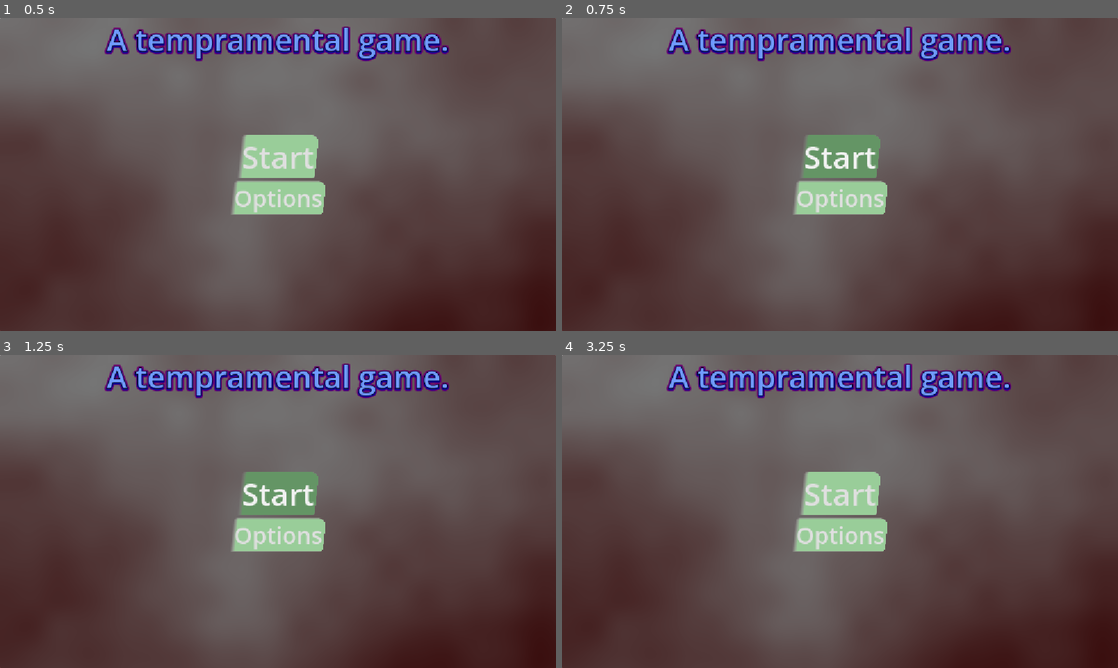
Above: before the commit, frames 1-4 (two rows, left to right).
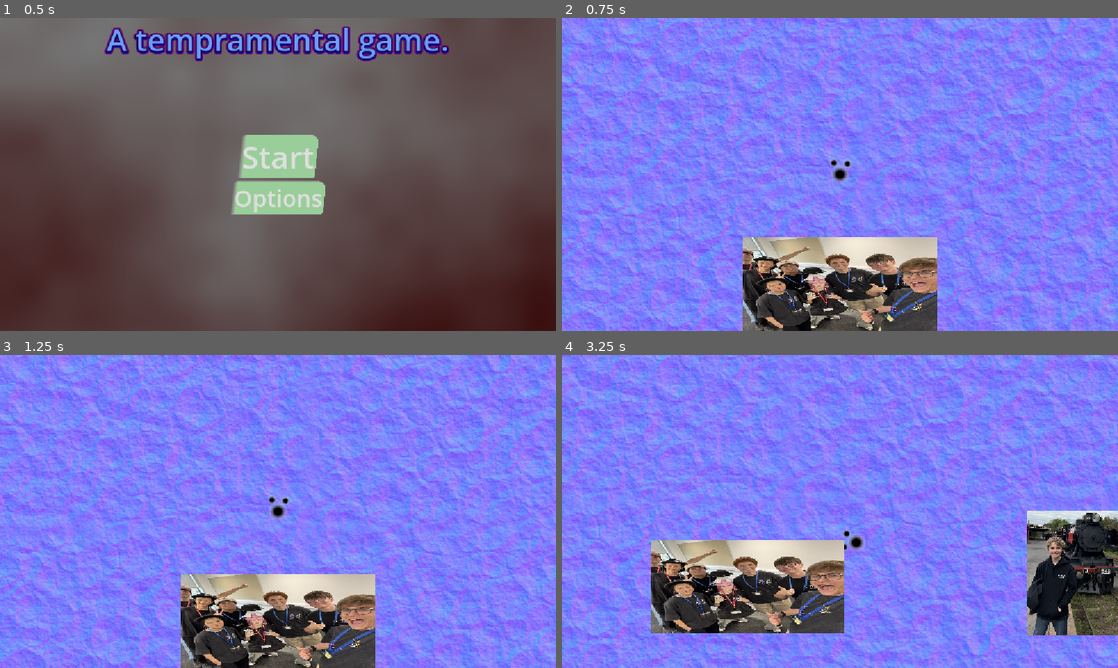
Above: after the commit, the same moments.

Repository: FreeformWave544/Campfire
Game: Godot game, scene res://UI/main_menu.tscn
The game is run twice, just before and just after one commit, with the same random seed, the same clock (stepped at 60 frames per second) and the same inputs. This scene is started directly instead of the project's main scene.
Inputs (mouse positions are in pixels of both pictures, inside the frame that each line leads up to):
- Up to frame 1 (0.5 s): no input
- Up to frame 2 (0.75 s): click "Start" at 0.5 s
- Up to frame 3 (1.25 s): no input
- Up to frame 4 (3.25 s): click (840, 492) at 1.25 s, where only the run before the commit has a clickable "Start"; tap Enter at 2 s; move the mouse to (962, 495) at 2.02 s; hold D (right) 2.03-2.78 s; tap E (interact) at 2.1, 2.85 s; move the mouse to (728, 527) at 2.77 s; hold S (down) from 2.78 s (still down)

Frame 1 is identical in both runs. In frame 2, 98% of the frame differs, in the area x 0-100%, y 0-100%; in frame 3, 98%; in frame 4, 98%.

Commit message:
5:30PM Campfire Shipping

Diff:
--- a/Entities/NPC/NPCScript.gd
+++ b/Entities/NPC/NPCScript.gd
@@ -2,4 +2,4 @@
 
 @export var displayName := "NPC"
 @export var dialogue: Array[String] = []
-@export_enum("None", "Firewall", "Alfie") var triggerEvent = "None"
+@export_enum("None", "Firewall", "Alfie", "Maze") var triggerEvent = "None"
--- a/Entities/Player/player.gd
+++ b/Entities/Player/player.gd
@@ -2,6 +2,7 @@
 class_name Player
 
 @export var speed = 300.0
+@onready var maze = preload("res://Levels/Minigames/maze.tscn")
 
 func _physics_process(delta: float) -> void:
 	var direction := Input.get_vector("left", "right", "up", "down")
@@ -37,3 +38,8 @@
 						await $Minigames/Alfie.done
 						$Minigames/Alfie.hide()
 						body.queue_free()
+					"Maze":
+						var mazeInst = maze.instantiate()
+						$Minigames.add_child(mazeInst)
+						mazeInst.global_position = global_position - Vector2(100, 100)
+						scale -= Vector2(0, 0.7)
--- a/Entities/Player/player.tscn
+++ b/Entities/Player/player.tscn
@@ -107,6 +107,7 @@
 
 [node name="Dialogue" type="Panel" parent="." unique_id=60203914]
 visible = false
+z_index = 2
 anchors_preset = 8
 anchor_left = 0.5
 anchor_top = 0.5
--- a/Entities/enemy.gd
+++ b/Entities/enemy.gd
@@ -17,3 +17,6 @@
 		global_position.x = move_toward(global_position.x, global_position.x + move_toward(global_position.x, $"../../".global_position.x, 25), 50)
 		global_position.y = move_toward(global_position.y, global_position.y + move_toward(global_position.y, $"../../".global_position.y, 25), 50)
 		get_parent().mitosis()
+
+# Name name name... Secret Personality?
+# Personality vendetta?
--- /dev/null
+++ b/Levels/Minigames/maze.gd
@@ -0,0 +1,7 @@
+extends Panel
+
+func _on_area_2d_body_entered(body: Node2D) -> void:
+	if body is Player:
+		get_parent().get_parent().scale += Vector2(0, 0.7)
+		get_parent().get_parent().get_parent().find_child("Spencer").queue_free()
+		queue_free()
--- /dev/null
+++ b/Levels/Minigames/maze.tscn
@@ -0,0 +1,237 @@
+[gd_scene format=3 uid="uid://d2lpja7gg6wvk"]
+
+[ext_resource type="Script" uid="uid://diqmjny8udgn2" path="res://Levels/Minigames/maze.gd" id="1_oy0si"]
+
+[sub_resource type="StyleBoxEmpty" id="StyleBoxEmpty_tekja"]
+
+[sub_resource type="RectangleShape2D" id="RectangleShape2D_tekja"]
+size = Vector2(2337, 65)
+
+[sub_resource type="RectangleShape2D" id="RectangleShape2D_5c2io"]
+size = Vector2(65, 992)
+
+[sub_resource type="RectangleShape2D" id="RectangleShape2D_4wf4l"]
+
+[sub_resource type="RectangleShape2D" id="RectangleShape2D_01a4e"]
+size = Vector2(2.6937428, 33.701775)
+
+[sub_resource type="RectangleShape2D" id="RectangleShape2D_7a1se"]
+size = Vector2(2.6937428, 33.701775)
+
+[sub_resource type="RectangleShape2D" id="RectangleShape2D_lub02"]
+size = Vector2(10.035401, 62.48649)
+
+[sub_resource type="CircleShape2D" id="CircleShape2D_x1y6q"]
+radius = 200.42206
+
+[sub_resource type="Gradient" id="Gradient_ap3xn"]
+offsets = PackedFloat32Array(0.5522388, 0.9004975)
+colors = PackedColorArray(0, 0, 0, 1, 1, 1, 1, 0)
+
+[sub_resource type="GradientTexture2D" id="GradientTexture2D_iplt1"]
+gradient = SubResource("Gradient_ap3xn")
+width = 192
+height = 192
+fill = 2
+fill_from = Vector2(0, 1)
+
+[node name="Maze" type="Panel" unique_id=253503368]
+top_level = true
+custom_minimum_size = Vector2(2304, 972)
+offset_left = -578.0
+offset_top = -327.0
+offset_right = 1726.0
+offset_bottom = 645.0
+theme_override_styles/panel = SubResource("StyleBoxEmpty_tekja")
+script = ExtResource("1_oy0si")
+
+[node name="Walls" type="StaticBody2D" parent="." unique_id=1000221727]
+
+[node name="CollisionShape2D" type="CollisionShape2D" parent="Walls" unique_id=1777906835]
+position = Vector2(1143.5, -25.5)
+shape = SubResource("RectangleShape2D_tekja")
+
+[node name="ColorRect" type="ColorRect" parent="Walls/CollisionShape2D" unique_id=41889405]
+offset_left = -1154.5
+offset_top = 0.5
+offset_right = 1196.5
+offset_bottom = 40.5
+
+[node name="CollisionShape2D2" type="CollisionShape2D" parent="Walls" unique_id=364025527]
+position = Vector2(1143.5, 985)
+shape = SubResource("RectangleShape2D_tekja")
+
+[node name="ColorRect" type="ColorRect" parent="Walls/CollisionShape2D2" unique_id=384500663]
+offset_left = -1154.5
+offset_top = -33.0
+offset_right = 1196.5
+offset_bottom = 7.0
+
+[node name="CollisionShape2D3" type="CollisionShape2D" parent="Walls" unique_id=2132277973]
+position = Vector2(11, 486)
+shape = SubResource("RectangleShape2D_5c2io")
+
+[node name="ColorRect" type="ColorRect" parent="Walls/CollisionShape2D3" unique_id=1726076296]
+offset_left = -35.0
+offset_top = -505.0
+offset_right = 37.0
+offset_bottom = 546.0
+
+[node name="CollisionShape2D4" type="CollisionShape2D" parent="Walls" unique_id=2088693067]
+position = Vector2(2326, 486)
+shape = SubResource("RectangleShape2D_5c2io")
+
+[node name="ColorRect" type="ColorRect" parent="Walls/CollisionShape2D4" unique_id=1784805826]
+offset_left = -35.0
+offset_top = -505.0
+offset_right = 37.0
+offset_bottom = 546.0
+
+[node name="Maze" type="StaticBody2D" parent="Walls" unique_id=1283312273]
+position = Vector2(274, 340)
+scale = Vector2(23.62286, 3.3042588)
+
+[node name="CollisionShape2D" type="CollisionShape2D" parent="Walls/Maze" unique_id=1694690900]
+shape = SubResource("RectangleShape2D_4wf4l")
+
+[node name="ColorRect" type="ColorRect" parent="Walls/Maze" unique_id=1513485908]
+offset_left = -10.0
+offset_top = -10.0
+offset_right = 10.0
+offset_bottom = 10.0
+
+[node name="Maze2" type="StaticBody2D" parent="Walls" unique_id=1884271545]
+position = Vector2(542.99994, 358.00003)
+scale = Vector2(3.7028599, 21.704256)
+
+[node name="CollisionShape2D" type="CollisionShape2D" parent="Walls/Maze2" unique_id=1010527278]
+shape = SubResource("RectangleShape2D_4wf4l")
+
+[node name="ColorRect" type="ColorRect" parent="Walls/Maze2" unique_id=167617995]
+offset_left = -10.0
+offset_top = -10.0
+offset_right = 10.0
+offset_bottom = 10.0
+
+[node name="Maze3" type="StaticBody2D" parent="Walls" unique_id=874382674]
+position = Vector2(1027, 229.00003)
+scale = Vector2(3.7028599, 21.704256)
+
+[node name="CollisionShape2D" type="CollisionShape2D" parent="Walls/Maze3" unique_id=28236433]
+shape = SubResource("RectangleShape2D_4wf4l")
+
+[node name="ColorRect" type="ColorRect" parent="Walls/Maze3" unique_id=1828274179]
+offset_left = -10.0
+offset_top = -10.0
+offset_right = 10.0
+offset_bottom = 10.0
+
+[node name="Maze4" type="StaticBody2D" parent="Walls" unique_id=1286402026]
+position = Vector2(1713, 642)
+scale = Vector2(3.7028599, 21.704256)
+
+[node name="CollisionShape2D" type="CollisionShape2D" parent="Walls/Maze4" unique_id=2020893265]
+shape = SubResource("RectangleShape2D_4wf4l")
+
+[node name="ColorRect" type="ColorRect" parent="Walls/Maze4" unique_id=1206507753]
+offset_left = -10.0
+offset_top = -10.0
+offset_right = 10.0
+offset_bottom = 10.0
+
+[node name="Maze5" type="StaticBody2D" parent="Walls" unique_id=1236428999]
+position = Vector2(295, 672.00006)
+scale = Vector2(3.7028599, 14.584257)
+
+[node name="CollisionShape2D" type="CollisionShape2D" parent="Walls/Maze5" unique_id=1622580091]
+shape = SubResource("RectangleShape2D_4wf4l")
+
+[node name="ColorRect" type="ColorRect" parent="Walls/Maze5" unique_id=2047603022]
+offset_left = -10.0
+offset_top = -10.0
+offset_right = 10.0
+offset_bottom = 10.0
+
+[node name="Maze6" type="StaticBody2D" parent="Walls" unique_id=711085869]
+position = Vector2(1067, 594)
+scale = Vector2(-35.449066, -4.1769066)
+
+[node name="CollisionShape2D" type="CollisionShape2D" parent="Walls/Maze6" unique_id=1960918775]
+shape = SubResource("RectangleShape2D_4wf4l")
+
+[node name="ColorRect" type="ColorRect" parent="Walls/Maze6" unique_id=1715387477]
+offset_left = -10.0
+offset_top = -10.0
+offset_right = 10.0
+offset_bottom = 10.0
+
+[node name="Maze7" type="StaticBody2D" parent="Walls" unique_id=940444768]
+position = Vector2(801, 774)
+scale = Vector2(-35.449066, -4.1769066)
+
+[node name="CollisionShape2D" type="CollisionShape2D" parent="Walls/Maze7" unique_id=1887413487]
+shape = SubResource("RectangleShape2D_4wf4l")
+
+[node name="ColorRect" type="ColorRect" parent="Walls/Maze7" unique_id=1214080167]
+offset_left = -10.0
+offset_top = -10.0
+offset_right = 10.0
+offset_bottom = 10.0
+
+[node name="Maze8" type="StaticBody2D" parent="Walls" unique_id=469361894]
+position = Vector2(1937.9999, 192.00006)
+scale = Vector2(-35.449066, -4.1769066)
+
+[node name="CollisionShape2D" type="CollisionShape2D" parent="Walls/Maze8" unique_id=280011742]
+shape = SubResource("RectangleShape2D_4wf4l")
+
+[node name="CollisionShape2D2" type="CollisionShape2D" parent="Walls/Maze8" unique_id=328146544]
+position = Vector2(6.7984824, -170.93988)
+shape = SubResource("RectangleShape2D_4wf4l")
+
+[node name="CollisionShape2D3" type="CollisionShape2D" parent="Walls/Maze8" unique_id=712173576]
+position = Vector2(25.80449, -77.71669)
+scale = Vector2(0.9999998, 0.9999998)
+shape = SubResource("RectangleShape2D_01a4e")
+
+[node name="CollisionShape2D4" type="CollisionShape2D" parent="Walls/Maze8" unique_id=370383478]
+position = Vector2(10.74781, -86.9064)
+scale = Vector2(0.9999998, 0.9999998)
+shape = SubResource("RectangleShape2D_7a1se")
+
+[node name="CollisionShape2D5" type="CollisionShape2D" parent="Walls/Maze8" unique_id=752998965]
+position = Vector2(16.929276, -38.425533)
+scale = Vector2(0.99999934, 0.99999934)
+shape = SubResource("RectangleShape2D_lub02")
+
+[node name="ColorRect" type="ColorRect" parent="Walls/Maze8" unique_id=2076945002]
+offset_left = -10.0
+offset_top = -10.0
+offset_right = 10.0
+offset_bottom = 10.0
+color = Color(0.43529412, 0.48235294, 0.99215686, 1)
+
+[node name="Maze9" type="StaticBody2D" parent="Walls" unique_id=1137243508]
+position = Vector2(1695.0001, 816.99994)
+scale = Vector2(-35.449066, -4.1769066)
+
+[node name="CollisionShape2D" type="CollisionShape2D" parent="Walls/Maze9" unique_id=343491886]
+shape = SubResource("RectangleShape2D_4wf4l")
+
+[node name="ColorRect" type="ColorRect" parent="Walls/Maze9" unique_id=1367288443]
+offset_left = -10.0
+offset_top = -10.0
+offset_right = 10.0
+offset_bottom = 10.0
+
+[node name="Area2D" type="Area2D" parent="." unique_id=1742225451]
+
+[node name="CollisionShape2D" type="CollisionShape2D" parent="Area2D" unique_id=1654098380]
+position = Vector2(2213, 912)
+shape = SubResource("CircleShape2D_x1y6q")
+
+[node name="Sprite2D" type="Sprite2D" parent="Area2D" unique_id=1060059640]
+position = Vector2(2132, 854)
+texture = SubResource("GradientTexture2D_iplt1")
+
+[connection signal="body_entered" from="Area2D" to="." method="_on_area_2d_body_entered"]
--- a/Levels/level_1.tscn
+++ b/Levels/level_1.tscn
@@ -4,12 +4,33 @@
 [ext_resource type="Script" uid="uid://cy70mhx4pyjup" path="res://Entities/NPC/NPCScript.gd" id="2_dilhk"]
 [ext_resource type="Texture2D" uid="uid://qitu1frud42c" path="res://Assets/Alfie.jpg" id="3_3mhv4"]
 [ext_resource type="Texture2D" uid="uid://c8pnd3h7nssdy" path="res://Assets/Will_Kitch.png" id="4_rf6l5"]
+[ext_resource type="Texture2D" uid="uid://cxwskx3hvarv5" path="res://Assets/spencer.png" id="5_syshm"]
 
 [sub_resource type="RectangleShape2D" id="RectangleShape2D_n0qsc"]
 size = Vector2(400, 191)
 
 [sub_resource type="RectangleShape2D" id="RectangleShape2D_syshm"]
 size = Vector2(256, 251)
+
+[sub_resource type="Gradient" id="Gradient_rf6l5"]
+colors = PackedColorArray(0, 0.16470589, 0, 1, 1, 1, 1, 0)
+
+[sub_resource type="FastNoiseLite" id="FastNoiseLite_syshm"]
+noise_type = 2
+fractal_type = 3
+fractal_octaves = 10
+
+[sub_resource type="NoiseTexture2D" id="NoiseTexture2D_rfktq"]
+width = 1152
+height = 648
+noise = SubResource("FastNoiseLite_syshm")
+color_ramp = SubResource("Gradient_rf6l5")
+seamless = true
+in_3d_space = true
+as_normal_map = true
+
+[sub_resource type="RectangleShape2D" id="RectangleShape2D_rfktq"]
+size = Vector2(256, 256)
 
 [node name="Level_1" type="Node2D" unique_id=1917194550]
 
@@ -37,7 +58,7 @@
 position = Vector2(1154, 508)
 script = ExtResource("2_dilhk")
 displayName = "Will Kitch"
-dialogue = Array[String](["I is good enough to use mic cause I feel bored and like I actually have any authority.", "\"This is just sad\"", "\"What, gender neutral?\""])
+dialogue = Array[String](["\"Who needs kids when you can buy drugs!\"", "\"This is just sad\"", "\"What, gender neutral?\""])
 triggerEvent = "Firewall"
 
 [node name="CollisionShape2D" type="CollisionShape2D" parent="Will_K" unique_id=1563956839]
@@ -49,3 +70,29 @@
 scale = Vector2(0.5, 0.5)
 texture = ExtResource("4_rf6l5")
 centered = false
+
+[node name="Parallax2D" type="Parallax2D" parent="." unique_id=820834080]
+z_index = -5
+repeat_size = Vector2(1152, 648)
+autoscroll = Vector2(10, 5)
+
+[node name="Sprite2D" type="Sprite2D" parent="Parallax2D" unique_id=288767303]
+texture = SubResource("NoiseTexture2D_rfktq")
+centered = false
+
+[node name="Spencer" type="StaticBody2D" parent="." unique_id=1733604999 groups=["Interactable", "NPC"]]
+position = Vector2(990, 1496)
+script = ExtResource("2_dilhk")
+displayName = "Safeguarding (Spencer)"
+dialogue = Array[String](["*Short sounds*"])
+triggerEvent = "Maze"
+
+[node name="CollisionShape2D" type="CollisionShape2D" parent="Spencer" unique_id=1201907570]
+position = Vector2(-1, -576)
+shape = SubResource("RectangleShape2D_rfktq")
+
+[node name="Sprite2D" type="Sprite2D" parent="Spencer" unique_id=1638340680]
+position = Vector2(-129, -704)
+scale = Vector2(0.5, 0.5)
+texture = ExtResource("5_syshm")
+centered = false
--- a/UI/main_menu.gd
+++ b/UI/main_menu.gd
@@ -1 +1,4 @@
 extends Control
+
+func _on_start_pressed() -> void:
+	get_tree().change_scene_to_file("res://Levels/level_1.tscn")
--- a/UI/main_menu.tscn
+++ b/UI/main_menu.tscn
@@ -89,3 +89,5 @@
 layout_mode = 2
 theme_override_font_sizes/font_size = 48
 text = "Options"
+
+[connection signal="pressed" from="Panel/ButtonContainer/Start" to="." method="_on_start_pressed"]
--- a/project.godot
+++ b/project.godot
@@ -13,6 +13,8 @@
 config/name="Campfire"
 run/main_scene="uid://cn3prioa0h54c"
 config/features=PackedStringArray("4.6", "GL Compatibility")
+boot_splash/bg_color=Color(0.16693062, 0.09505675, 0.2697992, 1)
+boot_splash/image="uid://c8pnd3h7nssdy"
 config/icon="res://icon.svg"
 
 [display]
Binary file added: Assets/spencer.png
Not shown, added: Assets/spencer.png.import
Not shown, added: Levels/Minigames/maze.gd.uid
Not shown, changed: export_presets.cfg
